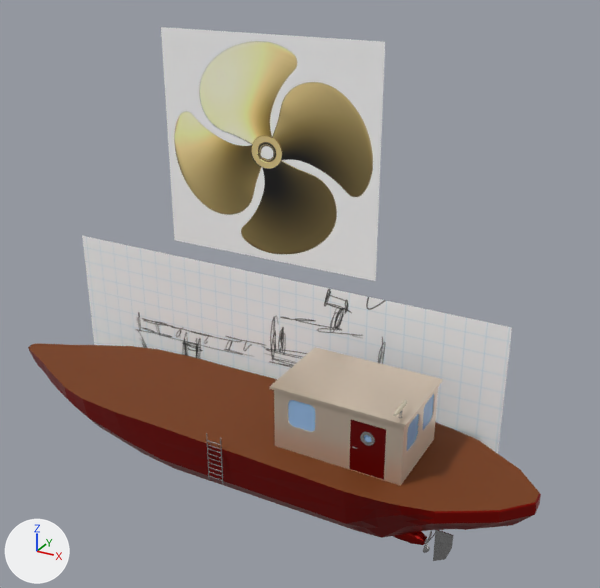
The Blender file boat_3D_Model/boat.blend, before and after one commit.
Both versions are drawn from a camera (50 mm lens) standing at (42.8, -62.4, 45.6) and looking at (5.3, 5.8, 11.6). Arrows for +X, +Y and +Z are at lower left; the lights stay in place.

The first picture shows 'Cabin', 'Door', 'Floor', 'Hull', 'LeftWindow', 'Porthole', 'RearWindow', 'RearWindow.001', 'Sketch', 'Sketch.001'.
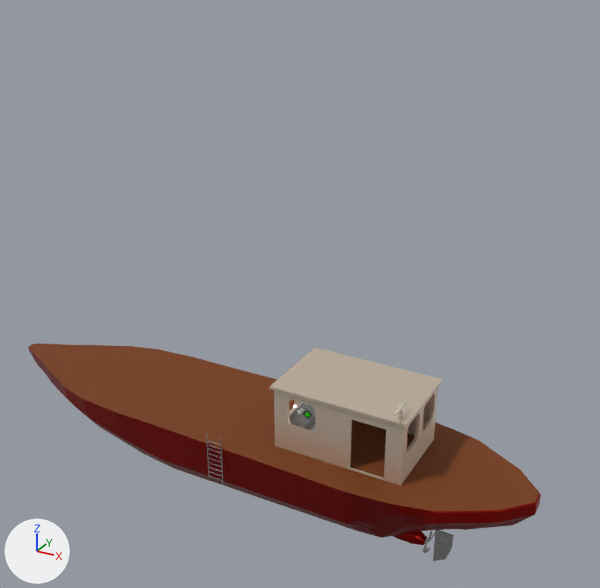
Patch to the scene script:
```diff
--- a/boat_3D_Model/boat.blend.py
+++ b/boat_3D_Model/boat.blend.py
@@ mat_material_004 @@
+mat_material_004 = principled_material('Material.004')
+mat_material_004.base_color = (0.0205, 0.0205, 0.0205)  # black #272727
@@ mat_material_005 @@
+mat_material_005 = principled_material('Material.005')
+mat_material_005.base_color = (0.0285, 0.969, 0.0)  # green #2ffb00
@@ me_plane_002 @@
+me_plane_002.from_pydata(...)  # 62 vertices, 49 faces; spans x -0.389..0.389, y -0.434..0.434, z -0.173..0.025
+# faces by material slot: [48, 1]
+me_plane_002.materials.append(mat_material_004)  # black #272727
+me_plane_002.materials.append(mat_material_005)  # green #2ffb00
@@ me_cube @@
+me_cube.from_pydata([(-1.0, -1.0, -1.0), (-1.0, -1.0, 1.24), (-1.0, 6.94, -1.0), (-1.0, 6.94, 1.24), (0.44, -1.0, -1.0), (0.44, -1.0, 0.31), (0.44, 6.94, -1.0), (0.44, 6.94, 0.31)], [], [(0, 1, 3, 2), (2, 3, 7, 6), (6, 7, 5, 4), (4, 5, 1, 0), (2, 6, 4, 0), (7, 3, 1, 5)])
+me_cube.materials.append(mat_metal)  # grey #bbbbbb
@@ ob_sketch @@
 ob_sketch.scale = (26.4, 11.5, 11.5)
+ob_sketch.hide_set(True)
@@ ob_sketch_001 @@
 ob_sketch_001.scale = (12.4, 11.5, 11.5)
+ob_sketch_001.hide_set(True)
@@ ob_leftwindow @@
 ob_leftwindow.scale = (0.15, 0.15, 3.28)
+ob_leftwindow.hide_set(True)
@@ ob_rearwindow @@
 ob_rearwindow.scale = (0.15, 0.15, 3.28)
+ob_rearwindow.hide_set(True)
@@ ob_rearwindow_001 @@
 ob_rearwindow_001.scale = (0.15, 0.15, 3.28)
+ob_rearwindow_001.hide_set(True)
@@ ob_door @@
 ob_door.scale = (0.147, 0.147, 3.22)
+ob_door.hide_set(True)
@@ ob_porthole @@
 ob_porthole.scale = (0.693, 0.693, 1.26)
+ob_porthole.hide_set(True)
@@ ob_plane @@
+ob_plane = bpy.data.objects.new('Plane', me_plane_002)
+ob_plane.location = (9.3, 0.0, 1.6)
+ob_plane.rotation_euler = (0.0, 0.572, 0.0)  # degrees (0, 33, 0)
@@ ob_dash @@
+ob_dash = bpy.data.objects.new('Dash', me_cube)
+ob_dash.location = (9.4, -3.0, 1.0)
```

Pixel boxes (x1, y1, x2, y2) of what changed, in the pictures (600 x 588 px):
'Sketch.001', hidden: before (161, 27, 385, 281)
'Sketch', hidden: before (82, 236, 512, 454)
'Door', hidden: before (349, 420, 386, 480)
'LeftWindow', hidden: before (288, 400, 315, 431)
'Dash', added: after (289, 403, 315, 430)
'RearWindow', hidden: before (407, 414, 419, 451)
'RearWindow.001', hidden: before (423, 394, 434, 430)
'Porthole', hidden: before (360, 432, 375, 446)
'Plane', added: after (303, 410, 312, 419)
